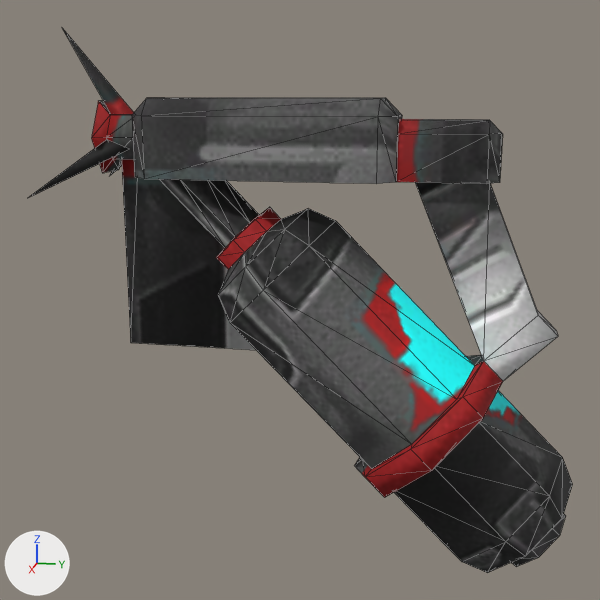
The glTF model public/assets/models/FireExtinguisher.glb: old version first, new version second.
The view is the same before and after, from a camera (50 mm lens) standing at (0.506, -0.01, 0.09) and looking at (0.001, -0.111, -0.036). Every picture has the same lights, and +X, +Y and +Z are marked at lower left. The older version comes first. Mesh edges are drawn as thin lines.
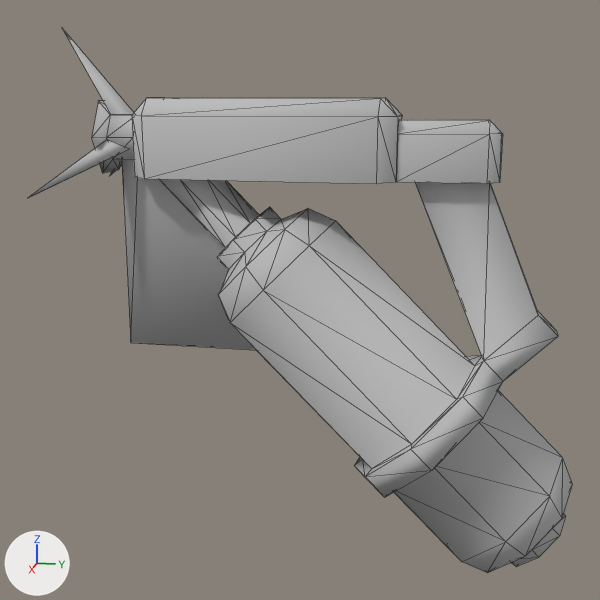
Pixel boxes [x1, y1, x2, y2] of what changed, in the pictures (600 x 600 px):
'Mesh_0', surface changed (lighter)
    both: [31, 29, 573, 573]

What the commit changed:
In material 'Tools' (mat_tools), texture is no longer img_image_0.
In material 'Tools' (mat_tools), base_color is now set to (0.5, 0.5, 0.5), grey #bcbcbc.
